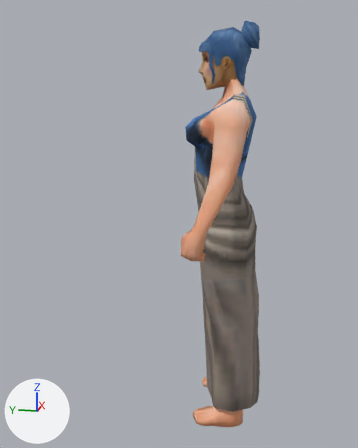
An edit to the glTF model assets/models/units/cart_female_citizen.glb, drawn before and after from the same camera.
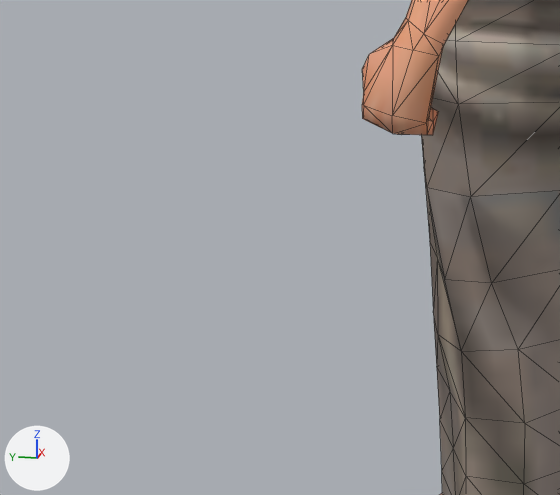
There are two pictures of each version: one whole from a camera (50 mm lens) standing at (-2.079, -0.207, 1.372) and looking at (-0.008, 0.207, 0.854), one close up on the part from 18% to 68% of the width and 49% to 84% of the height. The axes (+X, +Y, +Z) are drawn at lower left. The lights are the same throughout. The last two pictures show the newer version. The close-ups show mesh edges as thin lines. Where no turn or scale is listed for an object, it has been applied to the vertices.

Before the edit, the objects in view are built like this:
```python
me_cart_female_citizen_part0 = bpy.data.meshes.new('cart_female_citizen_part0')
me_cart_female_citizen_part0.from_pydata(...)  # 470 vertices, 924 faces; spans x -0.375..0.375, y -0.18..0.157, z 0.0..1.496
me_cart_female_citizen_part0.materials.append(mat_mat0)  # picture img_tex0
ob_cart_female_citizen_part0 = bpy.data.objects.new('cart_female_citizen_part0', me_cart_female_citizen_part0)
ob_cart_female_citizen_part0.location = (0.0, 0.012, 0.0)
```
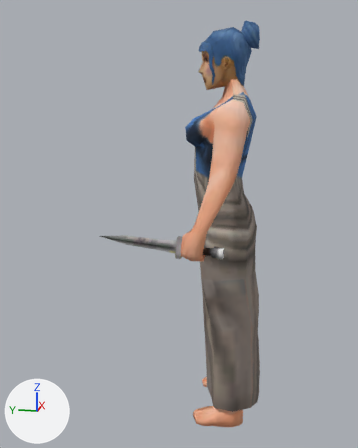
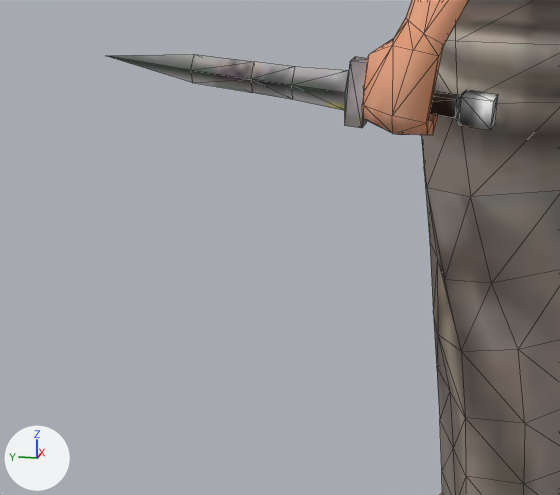
The newer file is also turned or shifted as a whole; pictures and numbers use the older file's frame.

Changed parts and their boxes (x1, y1, x2, y2) in the close-ups (560 x 495 px):
```json
{"object": "cart_female_citizen_part2", "change": "added", "after": [108, 54, 498, 130]}
```

Edits to the scene script, one JSON object a line:
```json
{"op": "add", "block": "img_tex2", "code": ["img_tex2 = load_image('tex2', '_unpacked/tex2', 256, 256, 'sRGB')"]}
{"op": "add", "block": "mat_mat2", "code": ["mat_mat2 = principled_material('mat2')", "mat_mat2.texture = img_tex2", "mat_mat2.roughness = 0.9"]}
{"op": "add", "block": "me_cart_female_citizen_part2", "code": ["me_cart_female_citizen_part2 = bpy.data.meshes.new('cart_female_citizen_part2')", "me_cart_female_citizen_part2.from_pydata(...)  # 41 vertices, 78 faces; spans x -0.348..-0.303, y -0.038..0.456, z 0.8..0.883", "me_cart_female_citizen_part2.materials.append(mat_mat2)  # picture img_tex2"]}
{"op": "add", "block": "ob_cart_female_citizen_part2", "code": ["ob_cart_female_citizen_part2 = bpy.data.objects.new('cart_female_citizen_part2', me_cart_female_citizen_part2)", "ob_cart_female_citizen_part2.location = (0.0, 0.012, 0.0)"]}
```
